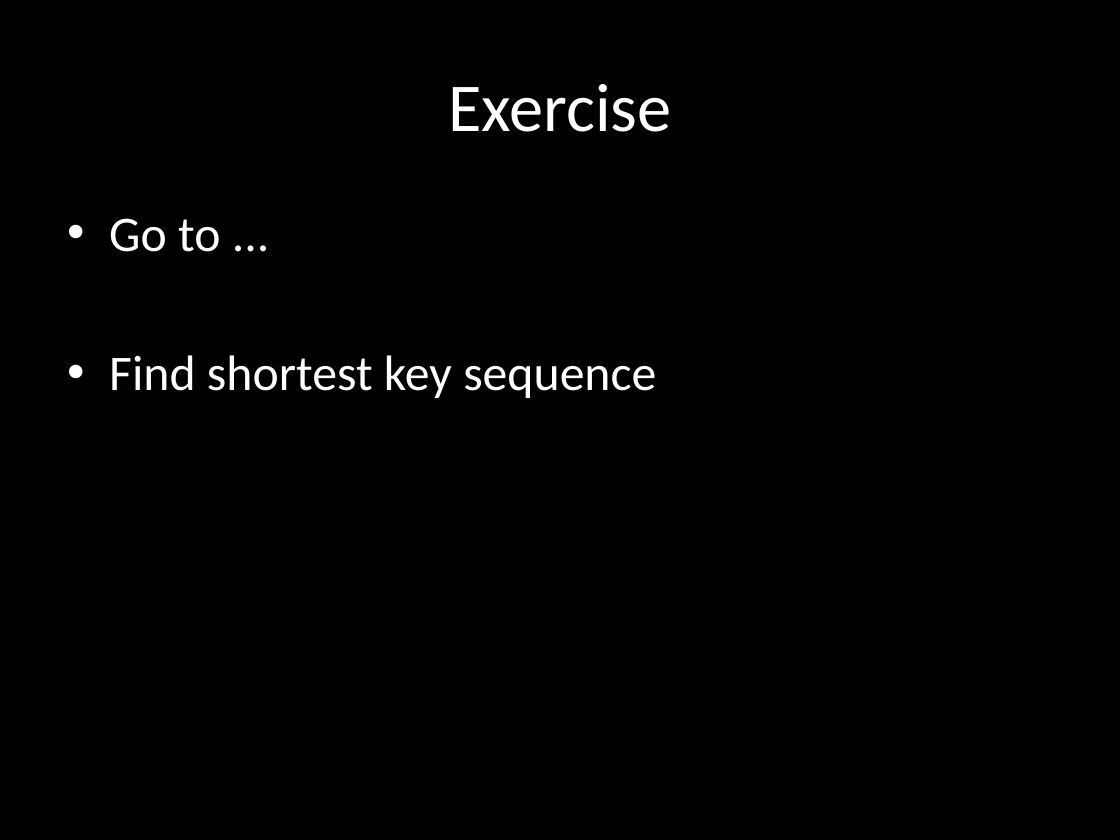
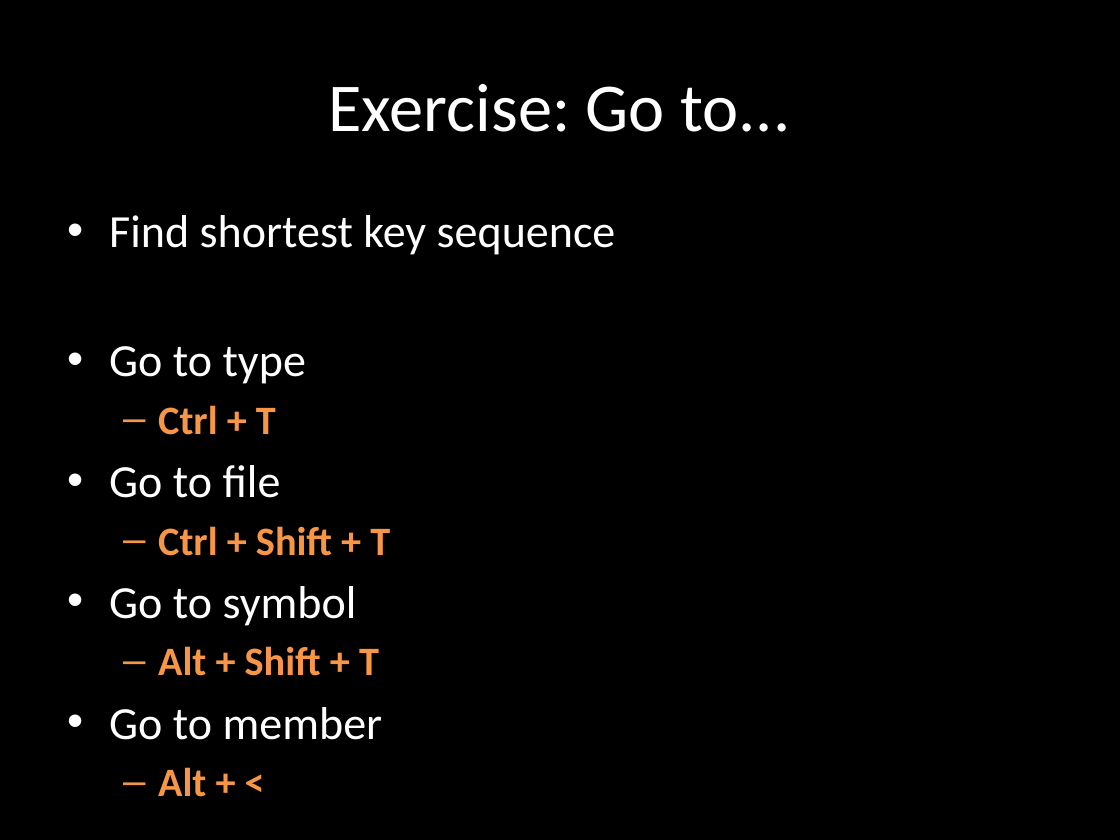
Before and after one commit to rasmuskl/ReSharperCourse, a slide deck: slide 6 of Presentations/2 - Exercises - ReSharper Course.pptx. Drawn at 1120x840 pixels with LibreOffice and Linux fonts; fonts in the diff are those of the drawing. Boxes give left, top, right and bottom in pixels: in the first picture for what was removed or moved away, otherwise in the second. Text is boxed around its words. In the diff, an @@ line names an element or a change of style, - is before the commit and + after.

```diff
--- a/Presentations/2 - Exercises - ReSharper Course.pptx
+++ b/Presentations/2 - Exercises - ReSharper Course.pptx
@@ title at box(329, 84, 790, 132): text changed @@
-Exercise
+Exercise: Go to...
@@ text at box(109, 218, 220, 252): paragraph removed @@
-• Go to ...
@@ text at box(109, 215, 616, 255): size 32 to 29.6 pt in "Find shortest key sequence" @@
@@ text at box(109, 346, 390, 740): paragraphs added @@
+• Go to type
+  – Ctrl + T
+• Go to file
+  – Ctrl + Shift + T
+• Go to symbol
+  – Alt + Shift + T
+• Go to member
+  – Alt + <
```
Also in this commit, not shown: 3 other slides changed, 2 slides added, 1 other file.
